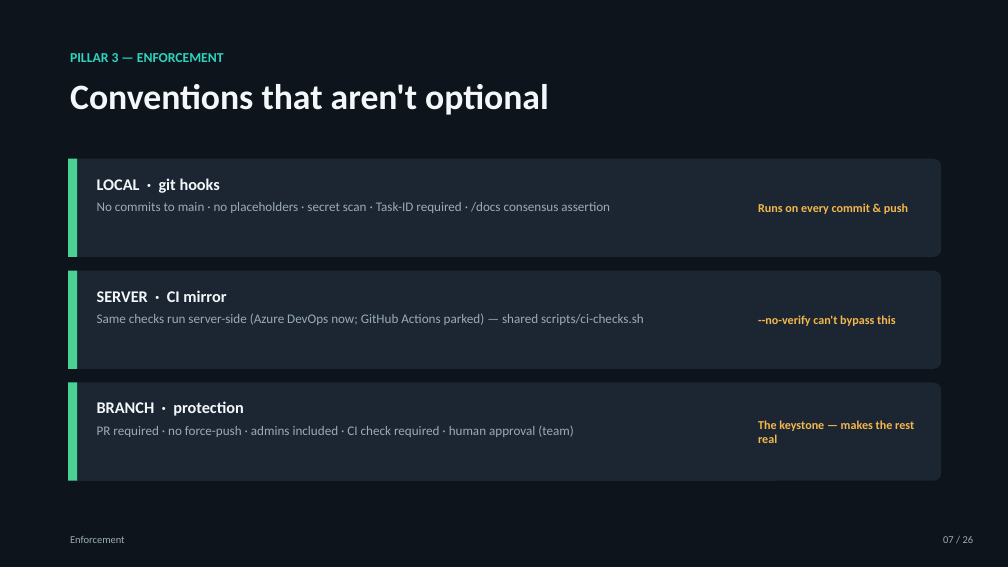
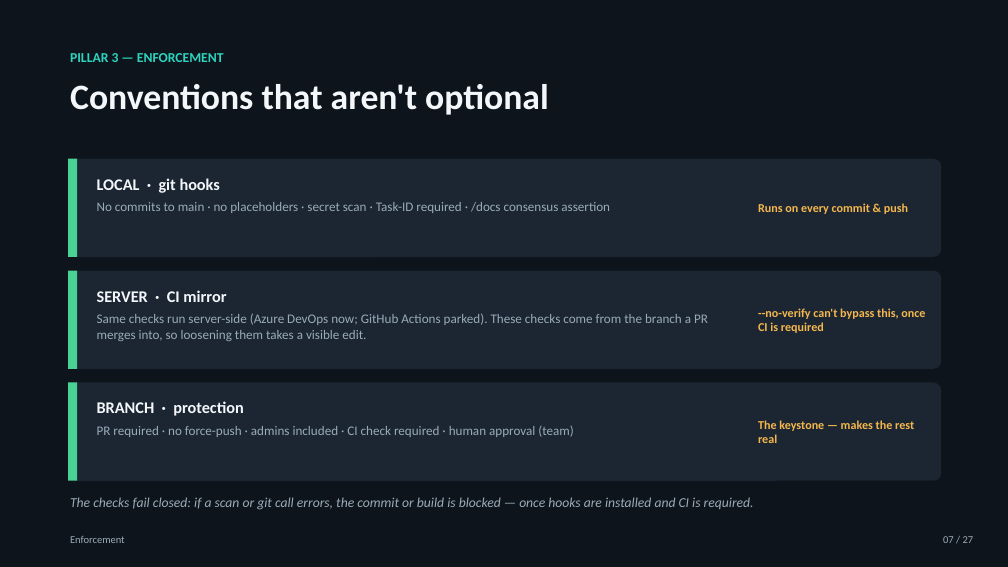
Before and after one commit to drewcurley/agentic-playbook, a slide deck: slide 7 of Agentic-Starter-Overview.pptx. Drawn at 1008x567 pixels with LibreOffice and Linux fonts; fonts in the diff are those of the drawing. Boxes give left, top, right and bottom in pixels: in the first picture for what was removed or moved away, otherwise in the second. Text is boxed around its words. In the diff, an @@ line names an element or a change of style, - is before the commit and + after.

```diff
--- a/Agentic-Starter-Overview.pptx
+++ b/Agentic-Starter-Overview.pptx
@@ text at (97,313,708,341): text changed @@
-Same checks run server-side (Azure DevOps now; GitHub Actions parked) — shared scripts/ci-checks.sh
+Same checks run server-side (Azure DevOps now; GitHub Actions parked). These checks come from the branch a PR merges into, so loosening them takes a visible edit.
@@ text at (758,308,925,333): text changed @@
---no-verify can't bypass this
+--no-verify can't bypass this, once CI is required
@@ text added at (70,497,754,510), 13 pt, text #9AABB8, italic @@
+The checks fail closed: if a scan or git call errors, the commit or build is blocked — once hooks are installed and CI is required.
@@ text at (943,536,974,543): text changed @@
-07 / 26
+07 / 27
```
Also in this commit, not shown: 22 other slides changed, 1 slide added, 9 other files.
